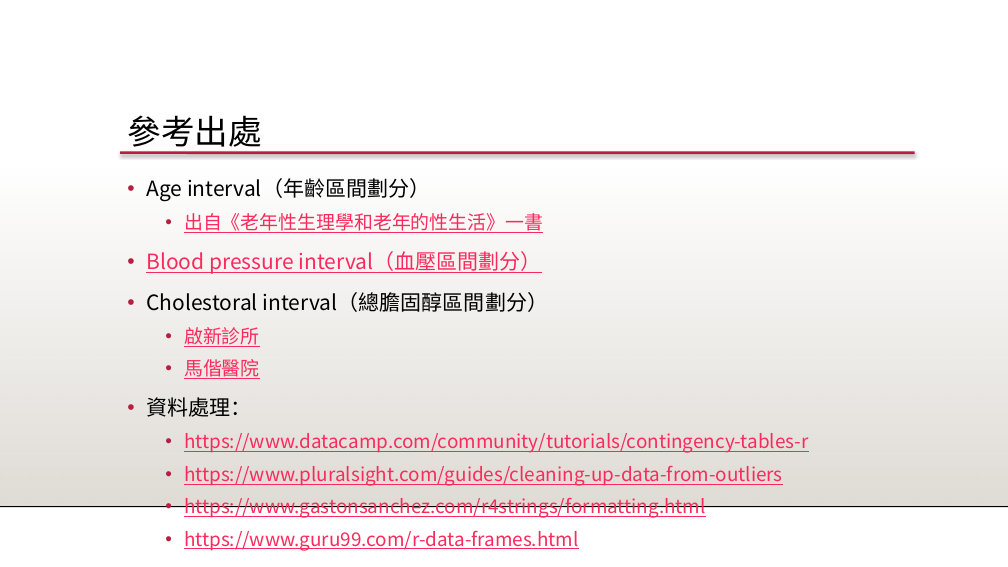
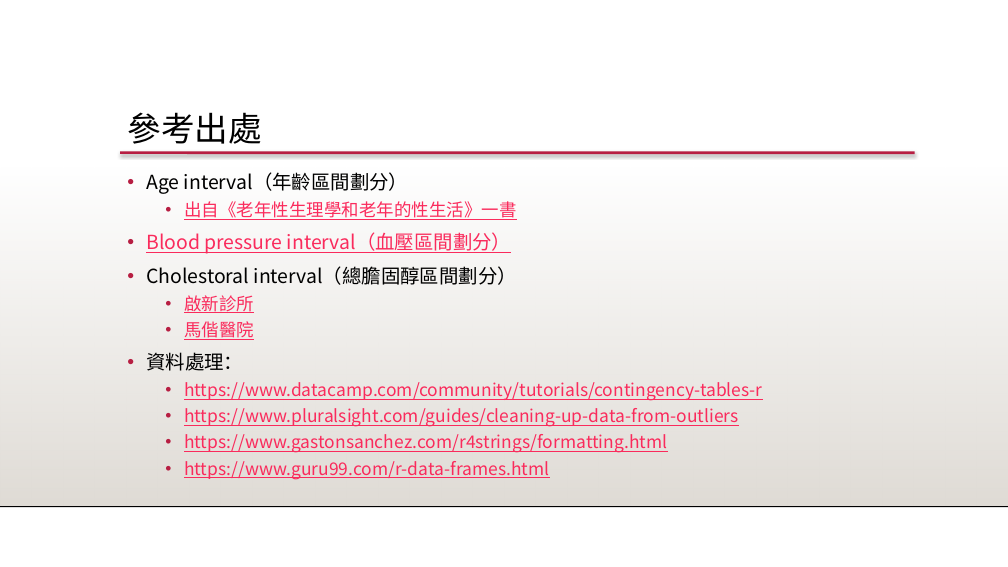
Before and after one commit to 1082-datascience/finalproject-finalproject-1082ds_group3, a slide deck: slide 39 of docs/1082_datascience_FP_3.pptx. Drawn at 1008x567 pixels with LibreOffice and Linux fonts; fonts in the diff are those of the drawing; background and template pictures are left out. Boxes give left, top, right and bottom in pixels: in the first picture for what was removed or moved away, otherwise in the second. Text is boxed around its words. In the diff, an @@ line names an element or a change of style, - is before the commit and + after.

```diff
--- a/docs/1082_datascience_FP_3.pptx
+++ b/docs/1082_datascience_FP_3.pptx
@@ text "參考出處" at (127,112,261,144): line spacing 0.9 to 0.8 @@
@@ text "Age interval（年齡區間劃分）" at (146,172,763,480): size 20 to 18.5 pt in "Age interval（年齡區間劃分）", "Blood pressure interval（血壓區間劃分）", "Cholestoral interval（總膽固醇區間劃分）", "資料處理："; size 18 to 16.6 pt in "出自《老年性生理學和老年的性生活》一書", "啟新診所", "馬偕醫院", "https://www.datacamp.com/community/tutorials/contingency-tab ..." and 3 more places; line spacing 1.2 to 1 @@
```
Also in this commit, not shown: 38 other slides changed.
